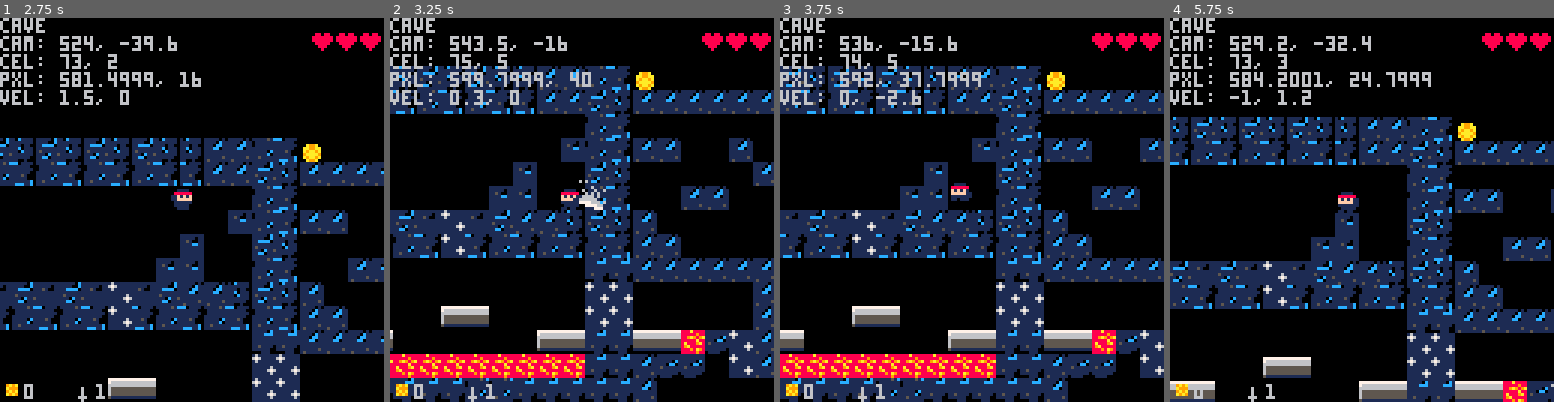
Above: before the commit, frames 1-4 (left to right).
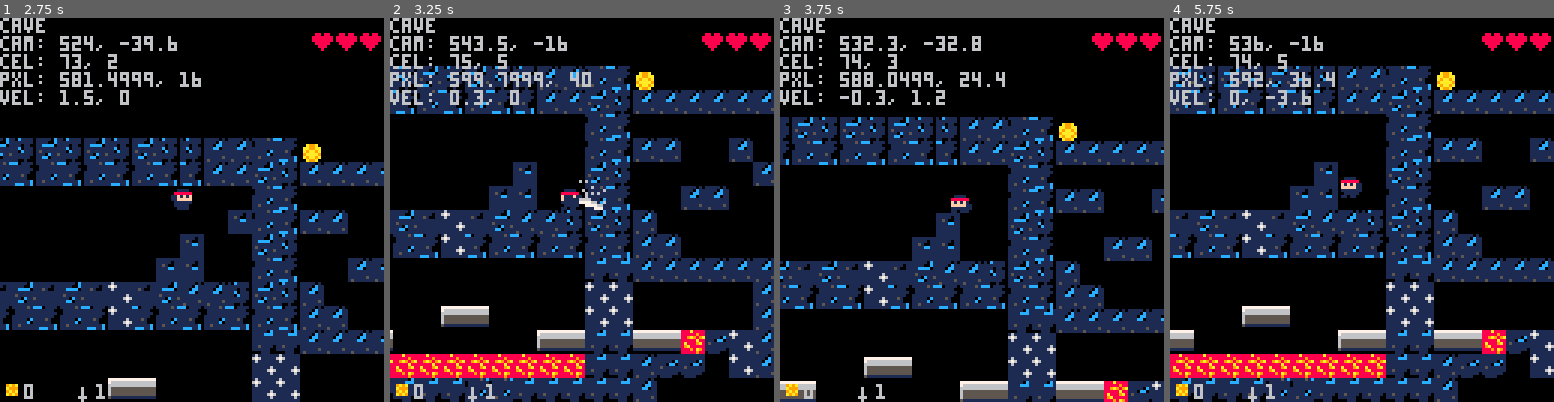
Above: after the commit, the same moments.

Repository: gubblebozer/pico8
Game: PICO-8 cartridge kylen1.p8
Two runs of this game, one before a commit and one after it. Both use one fixed random seed, a clock stepped at 60 frames per second and the inputs below.
Inputs:
- Up to frame 1 (2.75 s): tap X (X key) at 0.33, 1.07, 1.85 s; tap O (Z key) at 0.7, 1.7, 2.1, 2.5 s; hold Right 1.6-2.1 s; hold Up 2.15-2.42 s; hold Right from 2.47 s (still down)
- Up to frame 2 (3.25 s): tap O (Z key) at 2.9 s; tap X (X key) at 2.97 s; release Right at 3.03 s; hold Left from 3.08 s (still down)
- Up to frame 3 (3.75 s): tap O (Z key) at 3.3, 3.7 s; release Left at 3.58 s; hold Down from 3.63 s (still down)
- Up to frame 4 (5.75 s): release Down at 3.97 s; hold Right 4.02-4.68 s; tap X (X key) at 4.08, 5.2 s; tap O (Z key) every 0.4 s from 4.1 to 5.7 s; hold Up 4.73-5.03 s; hold Left 5.08-5.68 s; hold Down from 5.73 s (still down)

Frame 1 is identical in both runs. In frame 2, 0.4% of the frame differs, in the area x 44-55%, y 31-49%; in frame 3, 54%; in frame 4, 54%, in the area x 0-100%, y 4-100%.

Commit message:
pretty good sword

Diff:
--- a/kylen1.p8
+++ b/kylen1.p8
@@ -391,14 +391,20 @@
  -- update & collision detect from prior sword swing
  if g.swing then
   g.swing_fr+=1
-  if g.swing_fr>=4 then
-   if fget(mget(g.cx+1,g.cy), flag.destroyable) then
-    mset(g.cx+1, g.cy, 0)
-    sfx(8) -- xxx
-   end
-   if g.swing_fr>9 then
-    g.swing=false
-   end
+  if g.swing_fr>0 and g.swing_fr<=2 and fget(mget(g.cx,g.cy-1), flag.destroyable) then
+   mset(g.cx, g.cy-1, 0)
+   sfx(8) -- xxx
+  end
+  if g.swing_fr>2 and fget(mget(g.cx+1,g.cy-1), flag.destroyable) then
+   mset(g.cx+1, g.cy-1, 0)
+   sfx(8) -- xxx
+  end
+  if g.swing_fr>5 and fget(mget(g.cx+1,g.cy), flag.destroyable) then
+   mset(g.cx+1, g.cy, 0)
+   sfx(8) -- xxx
+  end
+  if g.swing_fr>9 then
+   g.swing=false
   end
  end
 
@@ -668,16 +674,16 @@
 22222222222222222222222222222222222222222222222222222222222222222222222222222222000000000000000022000022220000222000000222000022
 222222222222222222222227722222222222222222222222222222222222222222222222222222220000000000000000200ffff2200000020000fff222000022
 2222222222222222222222667722222222222222222222222222222222222222222222222222222200000000000000002000000200ff0f02000000022000ff52
-2222772222222222222222626772222222222222226622222222222222222222222222222222222200000000000000002000000200fffff22000022220000502
-22222772222222222222222666772222222222226266622222222222222222222222222222222222000000000000000022000022200000022000002222000022
-22222267222222222222222226672222222222222662622222222226262222222222222222222222000000000000000022000022200000222000022222022022
-22222226722222222222222266672222222222266662662222222222222222222222222222222222000000000000000022022022202202222022022220222202
-22222222672222222222222222677222222222262626666222222222222622222222222222222222000000000000000000000000222222222200002222000022
-22222222271222222222222226211222222222666666777222222222622262262222222222222222000000000000000000000000220000222000000220ffff02
-22222222211222222222222222211222222112262677722222222222262626222222222222222222000000000000000000000000288888820000f0f200f0f0f2
-2222222221122222222222222211122222211116777222222222222266662622222222222222222200000000000000000000000000f0f0f22000000200fffff2
-2222222211222222222222222211222222211117722222222222211666666222222222222222222200000000000000000000000000fffff22206602220000002
-22222222222222222222222222222222222222222222222222222117777666262222227777777622000000000000000000000000200000022200002222000022
+2222772222222222222222226772222222222222222222222222222222222222222222222222222200000000000000002000000200fffff22000022220000502
+22222772222222222222222266772222222222222262622222222222222222222222222222222222000000000000000022000022200000022000002222000022
+22222267222222222222222226672222222222222622622222222226262222222222222222222222000000000000000022000022200000222000022222022022
+22222226722222222222222226672222222222226262262222222222222222222222222222222222000000000000000022022022202202222022022220222202
+22222222672222222222222222677222222222222626666222222222222622222222222222222222000000000000000000000000222222222200002222000022
+22222222271222222222222222211222222222622666777222222222622222262222222222222222000000000000000000000000220000222000000220ffff02
+22222222211222222222222222111222221112262677722222222222262626222222222222222222000000000000000000000000288888820000f0f200f0f0f2
+2222222111222222222222222111222222111116777222222211222226222222222222222222222200000000000000000000000000f0f0f22000000200fffff2
+2222222111222222222222222112222222111117722222222211111666622222222222222222222200000000000000000000000000fffff22206602220000002
+22222222222222222222222222222222222222222222222222111117777662262222227777777622000000000000000000000000200000022200002222000022
 22222222222222222222222222222222222222222222222222222222277776622222222266666622000000000000000000000000200000222200002222000022
 22222222222222222222222222222222222222222222222222222222222277722222222222226262000000000000000000000000220220222202202222022022
 00000000000000000000000000000000000000000000000000000000000000000000000000000000000000000000000000000000000000002200002222222222
